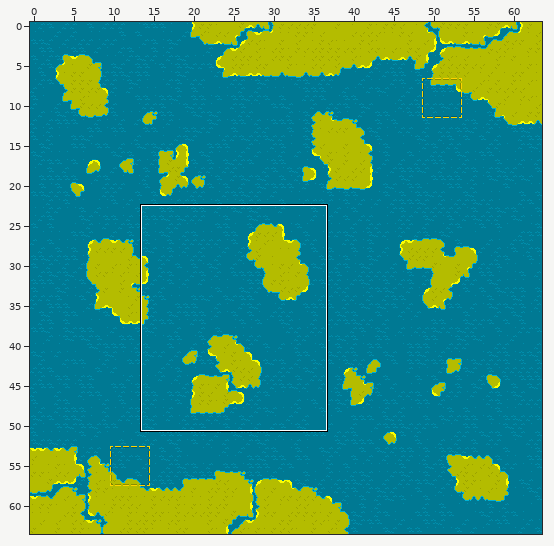
Tiled map, stored at assets/maps/islands.tmx. The first picture is a wide view before the edit; the outline marks the close-up.
Close-up. First the earlier version:
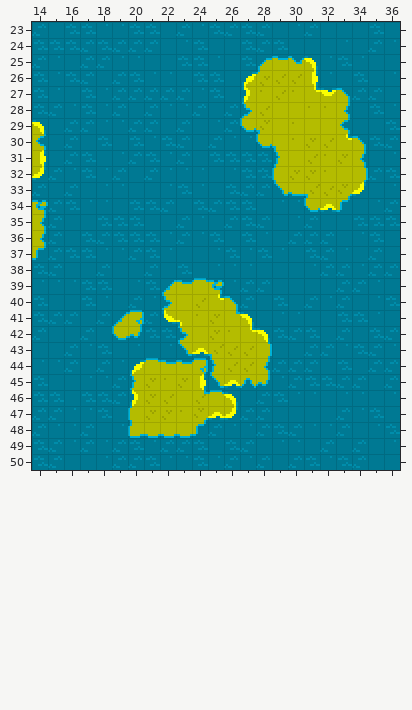
Cells are 8x8 px. Shown: x 14..36, y 23..50. The commit also changed other parts of the map, which this record leaves out. Tiles whose own drawing changed are shown in their newer look in all pictures.
Once edited:
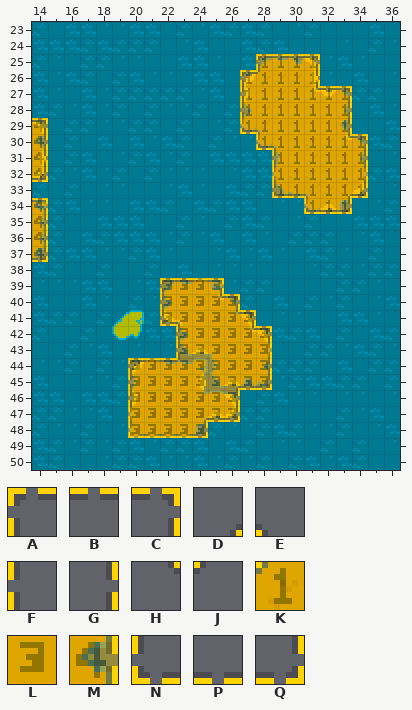
Key: from "tileset": A 58, B 59, C 60, D 61, E 62, F 74, G 76, H 77, J 78, K 81, L 83, M 84, N 90, P 91, Q 92.
_ is an empty cell.
Tiles of an added or newly shown layer are drawn over the layers below it.
See-through tiles are keyed as they look on the map.
Edits made:
{"where": "layer \"Zones\" (now shown)"}
{"y":25,"x":28,"old":"____","new":"KKKK"}
{"y":26,"x":27,"old":"_____","new":"KKKKK"}
{"y":27,"x":27,"old":"_______","new":"KKKKKKK"}
{"y":28,"x":27,"old":"_______","new":"KKKKKKK"}
{"y":29,"x":14,"old":"_","new":"M"}
{"y":29,"x":27,"old":"_______","new":"KKKKKKK"}
{"y":30,"x":14,"old":"_","new":"M"}
{"y":30,"x":28,"old":"_______","new":"KKKKKKK"}
{"y":31,"x":14,"old":"_","new":"M"}
{"y":31,"x":29,"old":"______","new":"KKKKKK"}
{"y":32,"x":14,"old":"_","new":"M"}
{"y":32,"x":29,"old":"______","new":"KKKKKK"}
{"y":33,"x":29,"old":"______","new":"KKKKKK"}
{"y":34,"x":14,"old":"_","new":"M"}
{"y":34,"x":31,"old":"___","new":"KKK"}
{"y":35,"x":14,"old":"_","new":"M"}
{"y":36,"x":14,"old":"_","new":"M"}
{"y":37,"x":14,"old":"_","new":"M"}
{"y":39,"x":22,"old":"____","new":"LLLL"}
{"y":40,"x":22,"old":"_____","new":"LLLLL"}
{"y":41,"x":22,"old":"______","new":"LLLLLL"}
{"y":42,"x":23,"old":"______","new":"LLLLLL"}
{"y":43,"x":23,"old":"______","new":"LLLLLL"}
{"y":44,"x":20,"old":"_________","new":"LLLLLLLLL"}
{"y":45,"x":20,"old":"_________","new":"LLLLLLLLL"}
{"y":46,"x":20,"old":"_______","new":"LLLLLLL"}
{"y":47,"x":20,"old":"_______","new":"LLLLLLL"}
{"y":48,"x":20,"old":"_____","new":"LLLLL"}
{"where": "layer \"ZonesOverlay\" (added)"}
{"y":25,"x":28,"old":"____","new":"ABBC"}
{"y":26,"x":27,"old":"__","new":"AJ"}
{"y":26,"x":31,"old":"_","new":"G"}
{"y":27,"x":27,"old":"_","new":"F"}
{"y":27,"x":31,"old":"___","new":"HBC"}
{"y":28,"x":27,"old":"_","new":"F"}
{"y":28,"x":33,"old":"_","new":"G"}
{"y":29,"x":14,"old":"_","new":"C"}
{"y":29,"x":27,"old":"__","new":"NE"}
{"y":29,"x":33,"old":"_","new":"G"}
{"y":30,"x":14,"old":"_","new":"G"}
{"y":30,"x":28,"old":"__","new":"NE"}
{"y":30,"x":33,"old":"__","new":"HC"}
{"y":31,"x":14,"old":"_","new":"G"}
{"y":31,"x":29,"old":"_","new":"F"}
{"y":31,"x":34,"old":"_","new":"G"}
{"y":32,"x":14,"old":"_","new":"Q"}
{"y":32,"x":29,"old":"_","new":"F"}
{"y":32,"x":34,"old":"_","new":"G"}
{"y":33,"x":29,"old":"___","new":"NPE"}
{"y":33,"x":33,"old":"__","new":"DQ"}
{"y":34,"x":14,"old":"_","new":"C"}
{"y":34,"x":31,"old":"___","new":"NPQ"}
{"y":35,"x":14,"old":"_","new":"G"}
{"y":36,"x":14,"old":"_","new":"G"}
{"y":37,"x":14,"old":"_","new":"Q"}
{"y":39,"x":22,"old":"____","new":"ABBC"}
{"y":40,"x":22,"old":"_","new":"F"}
{"y":40,"x":25,"old":"__","new":"HC"}
{"y":41,"x":22,"old":"__","new":"NE"}
{"y":41,"x":26,"old":"__","new":"HC"}
{"y":42,"x":23,"old":"_","new":"F"}
{"y":42,"x":27,"old":"__","new":"HC"}
{"y":43,"x":23,"old":"_","new":"F"}
{"y":43,"x":28,"old":"_","new":"G"}
{"y":44,"x":20,"old":"____","new":"ABBJ"}
{"y":44,"x":28,"old":"_","new":"G"}
{"y":45,"x":20,"old":"_","new":"F"}
{"y":45,"x":26,"old":"___","new":"DPQ"}
{"y":46,"x":20,"old":"_","new":"F"}
{"y":46,"x":26,"old":"_","new":"G"}
{"y":47,"x":20,"old":"_","new":"F"}
{"y":47,"x":24,"old":"___","new":"DPQ"}
{"y":48,"x":20,"old":"_____","new":"NPPPQ"}
